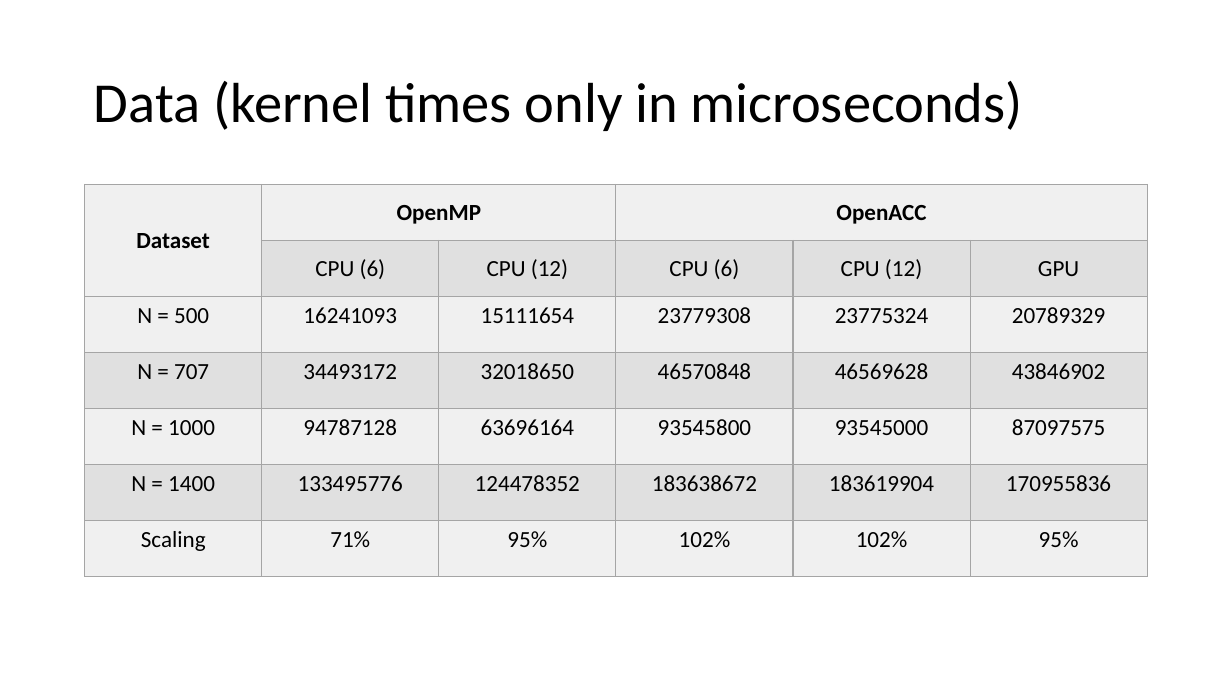
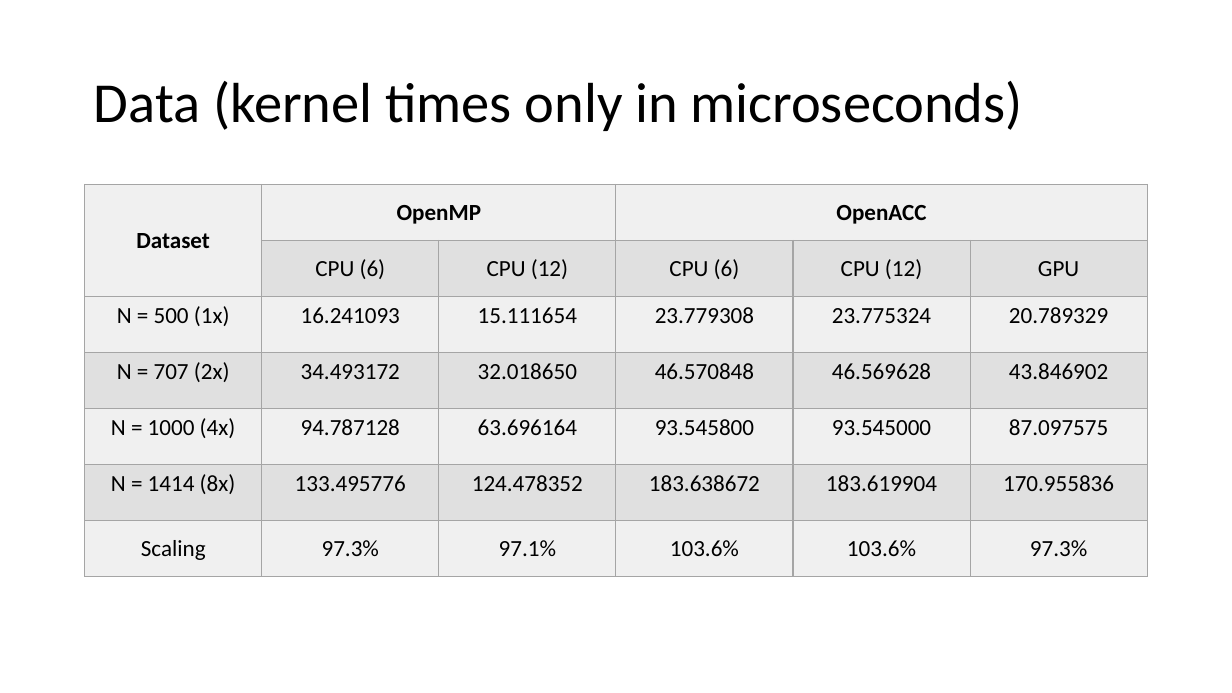
Before and after one commit to olcf/UDelHack16, a slide deck: slide 3 of Scrum Wednesday/Scrum3-Cavazos.pptx. Drawn at 1232x693 pixels with LibreOffice and Linux fonts; fonts in the diff are those of the drawing. Boxes give left, top, right and bottom in pixels: in the first picture for what was removed or moved away, otherwise in the second. Text is boxed around its words. In the diff, an @@ line names an element or a change of style, - is before the commit and + after.

Commit message:
improved table

```diff
--- a/Scrum Wednesday/Scrum3-Cavazos.pptx
+++ b/Scrum Wednesday/Scrum3-Cavazos.pptx
@@ table at (85,185,1150,577) @@
-row 3: N = 500 | 16241093 | 15111654 | 23779308 | 23775324 | 20789329
+row 3: N = 500 (1x) | 16.241093 | 15.111654 | 23.779308 | 23.775324 | 20.789329
-row 4: N = 707 | 34493172 | 32018650 | 46570848 | 46569628 | 43846902
+row 4: N = 707 (2x) | 34.493172 | 32.018650 | 46.570848 | 46.569628 | 43.846902
-row 5: N = 1000 | 94787128 | 63696164 | 93545800 | 93545000 | 87097575
+row 5: N = 1000 (4x) | 94.787128 | 63.696164 | 93.545800 | 93.545000 | 87.097575
-row 6: N = 1400 | 133495776 | 124478352 | 183638672 | 183619904 | 170955836
+row 6: N = 1414 (8x) | 133.495776 | 124.478352 | 183.638672 | 183.619904 | 170.955836
-row 7: Scaling | 71% | 95% | 102% | 102% | 95%
+row 7: Scaling | 97.3% | 97.1% | 103.6% | 103.6% | 97.3%
```
